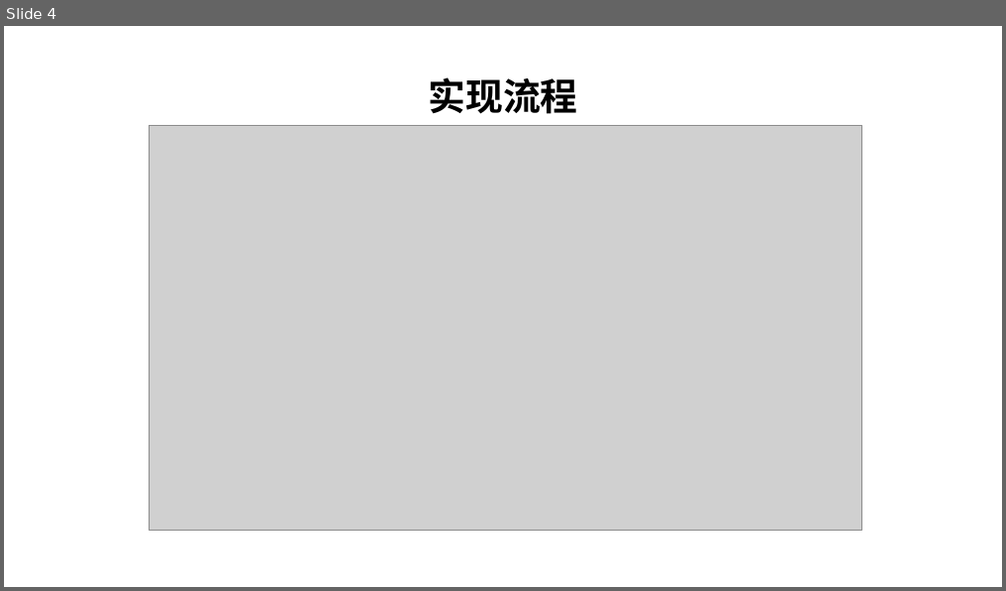
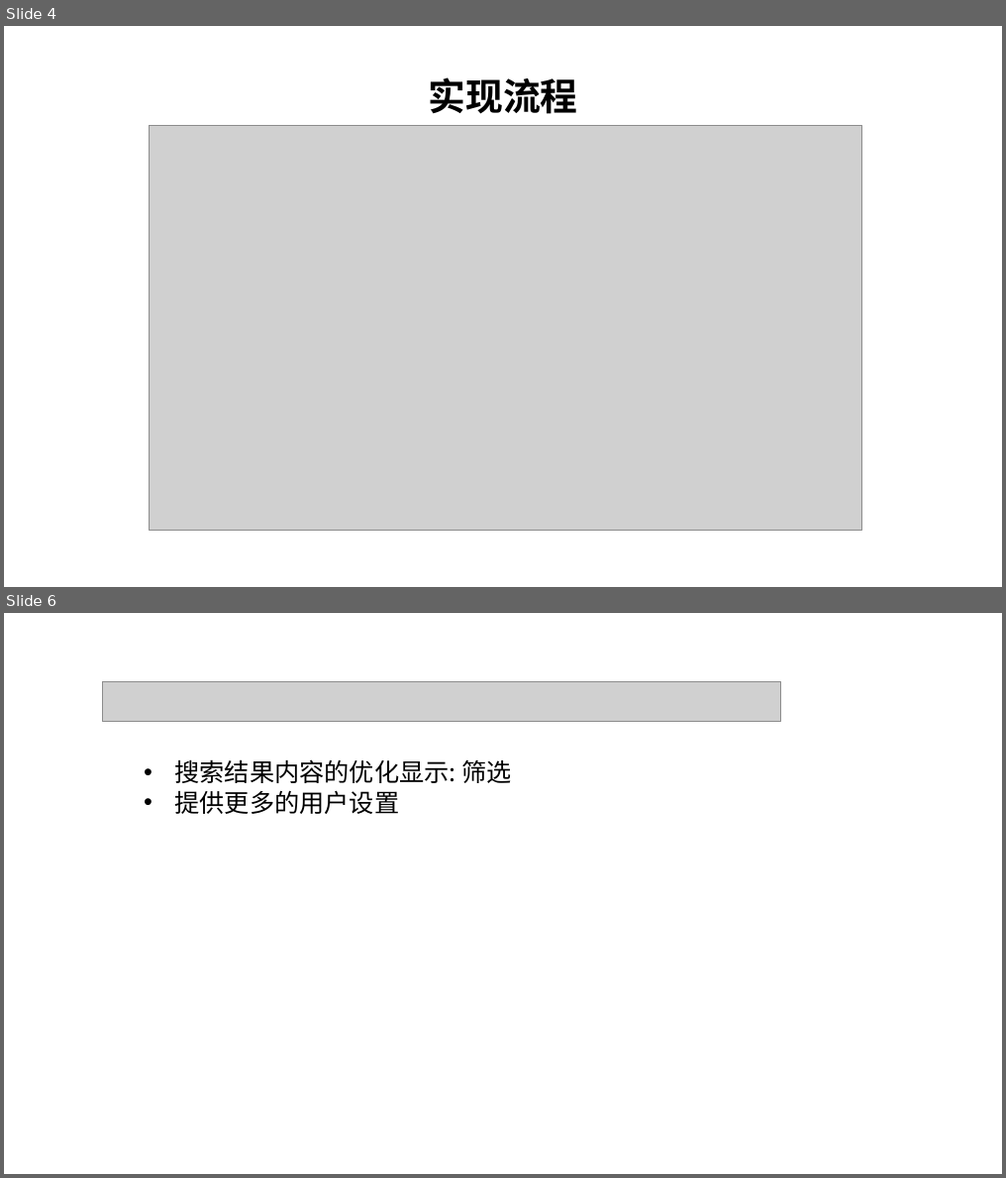
Before and after one commit to bsavage-dbi/injectedSearch, a slide deck: InjectedSearch.ppt. Shown one above the other, each under a label of ours: slide 4 before the commit, slides 4 and 6 after it; the slides between them are not shown. The pictures are 1006x591 and 1006x1178 pixels, drawn with LibreOffice and Linux fonts; fonts in the diff are those of the drawing; grey boxes stand for pictures; background and template pictures are left out. Boxes give left, top, right and bottom in pixels: in the first picture for what was removed or moved away, otherwise in the second. Text is boxed around its words. In the diff, an @@ line names an element or a change of style, - is before the commit and + after.

```diff
--- a/InjectedSearch.ppt
+++ b/InjectedSearch.ppt
@@ slide 6 added at (x1=4, y1=613, x2=1002, y2=1174), background picture (left out) @@
@@ picture added at (x1=102, y1=682, x2=780, y2=722) @@
@@ text added at (x1=175, y1=760, x2=511, y2=814), 18 pt, text #000000 @@
+• 搜索结果内容的优化显示: 筛选
+• 提供更多的用户设置
```
Also in this commit, not shown: 1 slide changed, 14 other files.
